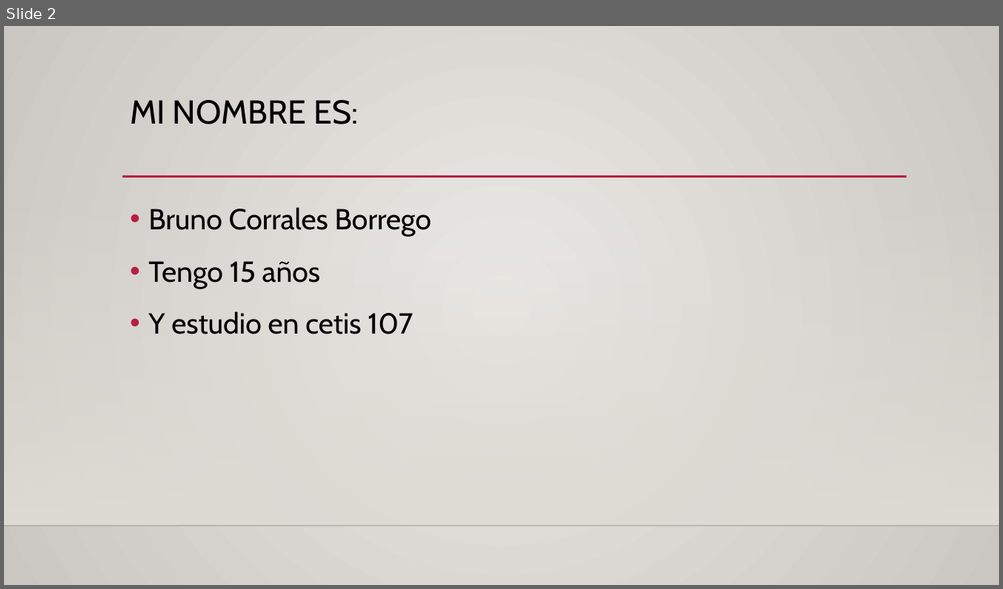
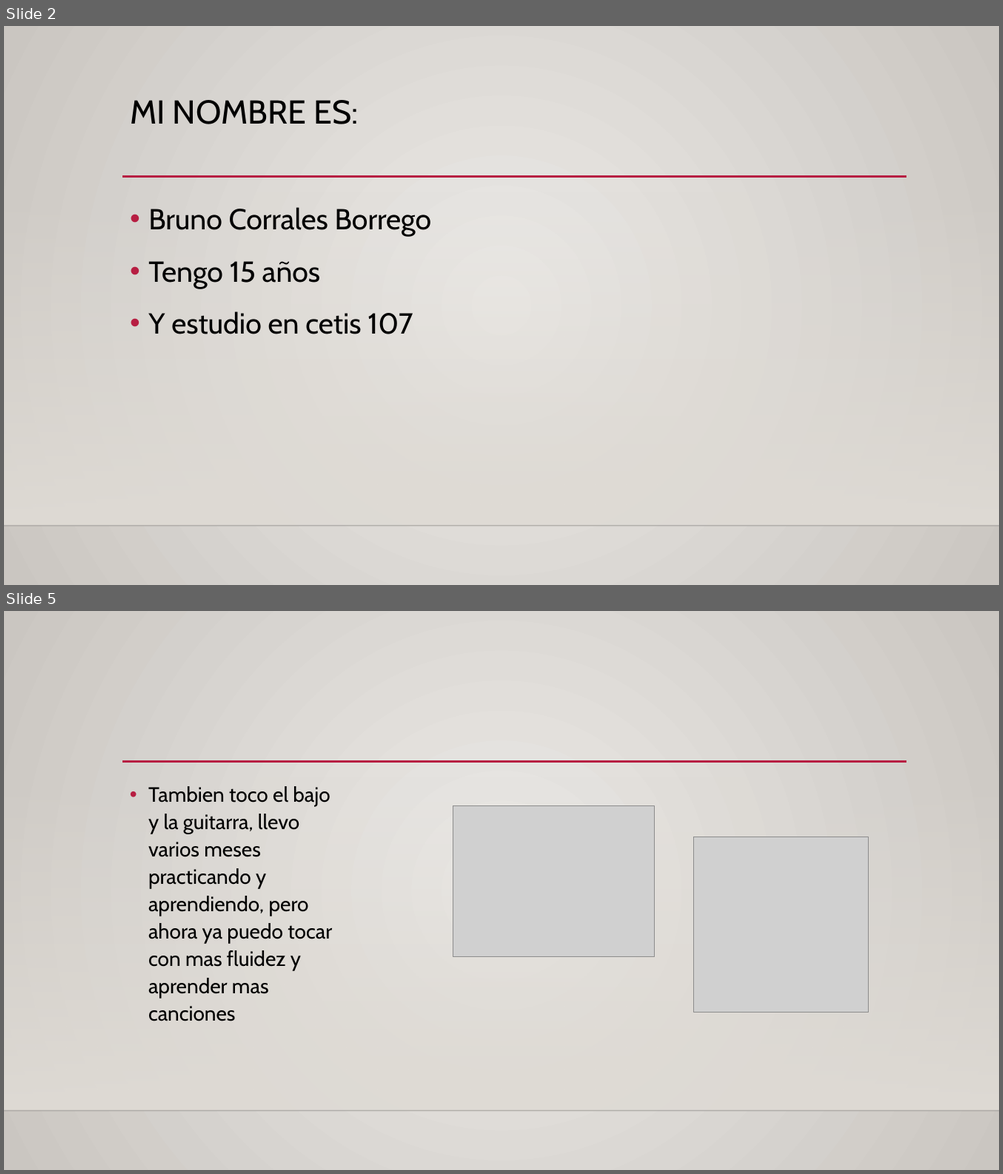
Before and after one commit to Neonets09/culturadigital2, a slide deck: COSAS SOBRE MI.pptx. Shown one above the other, each under a label of ours: slide 2 before the commit, slides 2 and 5 after it; the slides between them are not shown. The pictures are 1003x589 and 1003x1174 pixels, drawn with LibreOffice and Linux fonts; fonts in the diff are those of the drawing; grey boxes stand for pictures; background and template pictures are left out. Boxes give left, top, right and bottom in pixels: in the first picture for what was removed or moved away, otherwise in the second. Text is boxed around its words. In the diff, an @@ line names an element or a change of style, - is before the commit and + after.

```diff
--- a/COSAS SOBRE MI.pptx
+++ b/COSAS SOBRE MI.pptx
@@ slide 5 added at (4,611,999,1170), background gradient #ECEAE7 to #CAC7C1; not listed: 3 template elements that a slide beside it also shows @@
@@ text added at (148,786,332,1022), 20 pt, text #000000 @@
+• Tambien toco el bajo y la guitarra, llevo varios meses practicando y aprendiendo, pero ahora ya puedo tocar con mas fluidez y aprender mas canciones
@@ picture added at (453,806,654,957) @@
@@ picture added at (694,837,868,1011) @@
```
Also in this commit, not shown: 1 slide changed, 1 other slide added.
